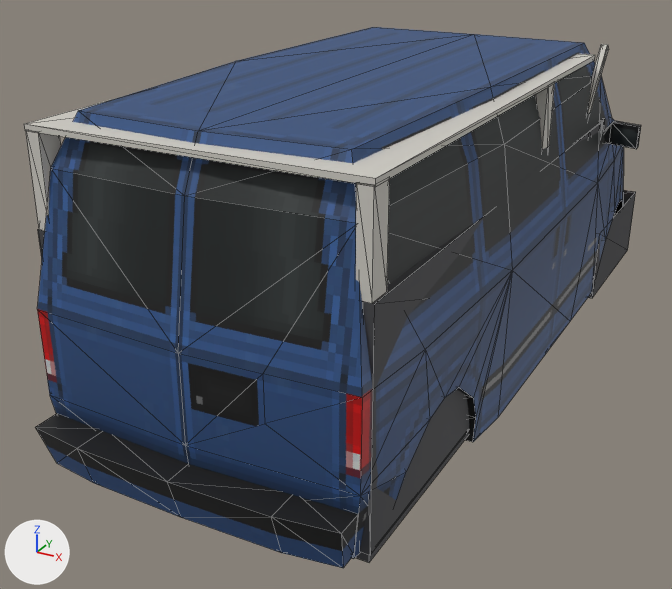
The glTF model assets/vehicles/minivan/minivan.glb as it was, and as the next commit left it.
Both versions are drawn from a 50 mm camera at (2.2, -4.93, 2.95) aimed at (-0.28, -0.41, 0.69). The lights are fixed; the arrows at lower left show +X, +Y and +Z. The picture after the commit comes second. Mesh edges are drawn as thin lines. Vertices at exactly the same position are counted once.

The first picture shows 'bay', 'body', 'interior' and 1 more.
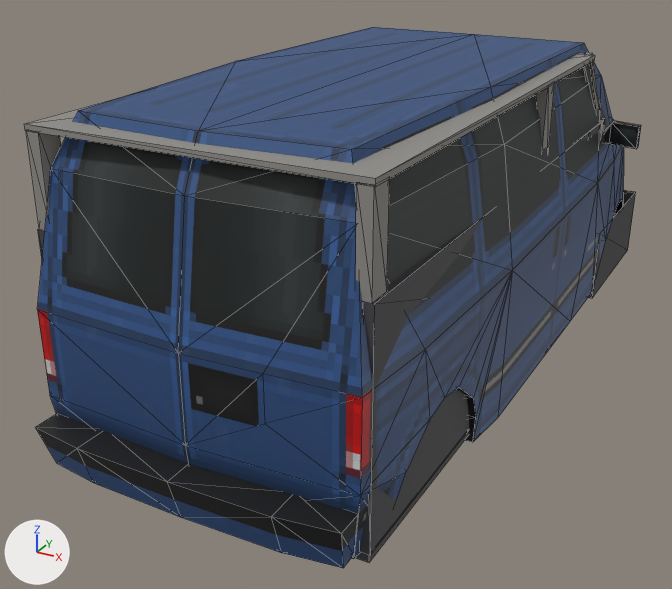
The change, as JSON lines over the scene's bpy script:
```json
{"op": "set", "path": "mat_int_liner.base_color", "old": "(0.62, 0.6, 0.55)", "new": "(0.28, 0.27, 0.25)", "note": "light grey #cecbc4 -> grey #908e89"}
{"block": "me_interior", "where": "# used by ob_interior; location = (0.0, 0.0, 0.0)"}
{"op": "remove", "block": "me_interior", "code": "me_interior.from_pydata(...)  # 280 vertices, 364 faces; spans x -0.83..0.83, y -2.15..1.22, z 0.38..2.04"}
{"op": "add", "block": "me_interior", "code": "me_interior.from_pydata(...)  # 292 vertices, 384 faces; spans x -0.83..0.83, y -2.15..1.22, z 0.38..2.04"}
{"block": "me_interior", "change": "me_interior part 1: the loose piece of 8 vertices spanning x 0.77..0.81, y 0.73..1.18, z 1.52..2.04 is turned 80.6 degrees about the x axis through its middle"}
{"block": "me_interior", "change": "other edits to the shape of me_interior do not show in these pictures"}
```

Location of each change, [x1, y1, x2, y2] in pixels of the pictures (672 x 589 px; the box of a moved part takes in the faces that stretch with it):
```json
{"object": "interior", "change": "recoloured, reshaped", "before": [24, 44, 609, 563], "after": [24, 52, 605, 563]}
{"part": 1, "of": "me_interior", "change": "moved or reshaped", "before": [588, 44, 609, 113], "after": [584, 52, 599, 110]}
```
